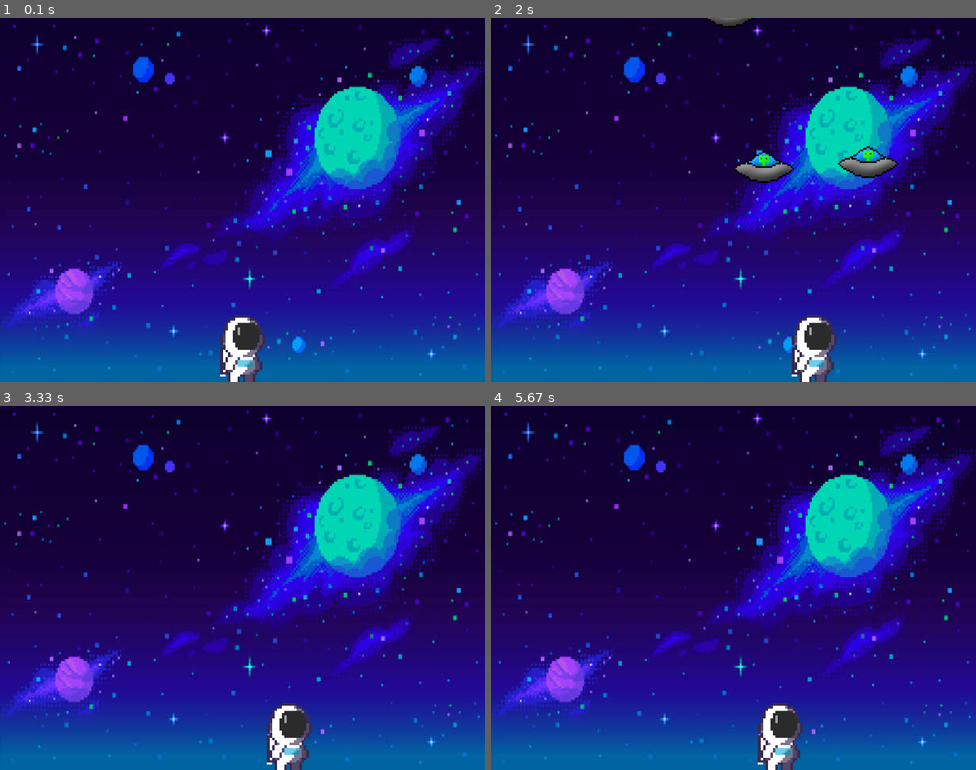
Above: before the commit, frames 1-4 (two rows, left to right).
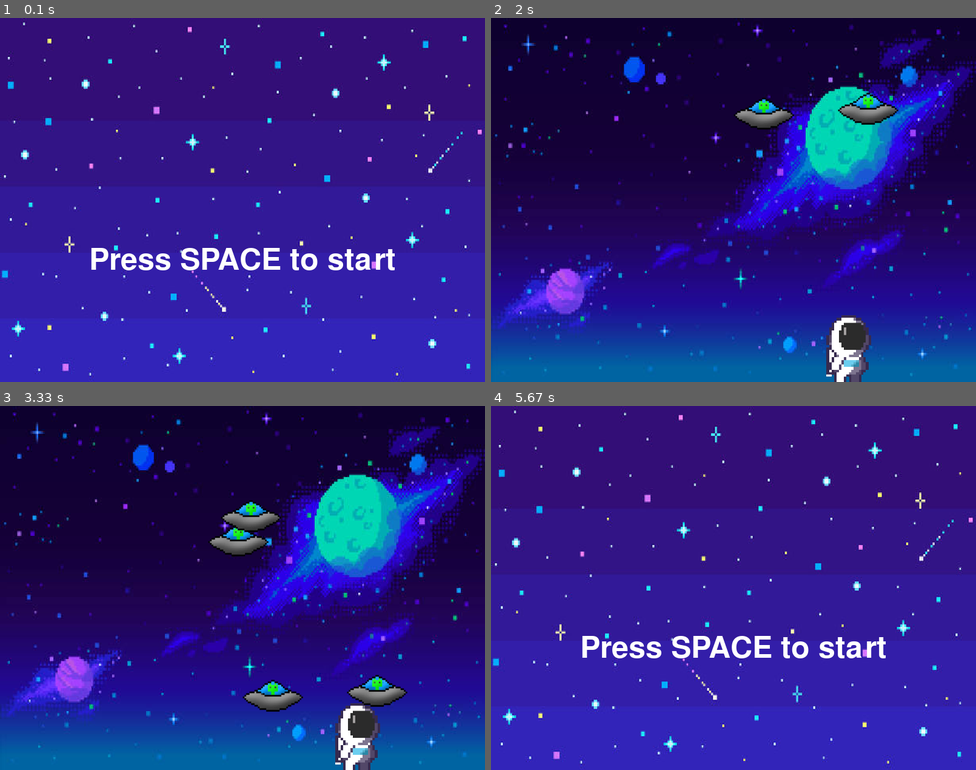
Above: after the commit, the same moments.

Repository: Chiara-Agostino/pygame-project
Game: pygame game, started from main.py
The game is run twice, just before and just after one commit, with the same random seed, the same clock (stepped at 60 frames per second) and the same inputs.
Inputs:
- Up to frame 1 (0.1 s): no input
- Up to frame 2 (2 s): tap Space at 0.33 s; hold Right 0.67-1.13 s; hold Right 1.17-1.63 s; hold Left from 1.67 s (still down)
- Up to frame 3 (3.33 s): release Left at 2.2 s; hold Left 2.23-2.63 s; hold Right 2.67-3.3 s
- Up to frame 4 (5.67 s): no input

The runs differ from the first frame. In frame 1, 92% of the frame differs, in the area x 0-100%, y 0-100%; in frame 2, 5.3%; in frame 3, 5.3%; in frame 4, 92%.

Commit message:
game states

Diff:
--- a/main.py
+++ b/main.py
@@ -1,6 +1,6 @@
 """
-Author: YOUR NAME
-Date: YYYY-MM-DD
+Author: CHIARA AGOSTINO
+Date: 2024-06
 Description: Description of your program here.
 """
 
@@ -21,7 +21,20 @@
 WHITE = (255, 255, 255)
 BLACK = (0, 0, 0)
 
+# Game states
+OPENING = 0
+PLAYING = 1
+GAME_OVER = 2
+
+# Initialize game conditions
+player_score = 0
+game_state = OPENING
+
 # Initialize more variables and states below
+
+title_screen = pygame.image.load("title_screen.jpeg").convert()
+title_screen = pygame.transform.scale(title_screen, (WIDTH, HEIGHT))
+
 space_background = pygame.image.load("spacebackground.jpeg").convert()
 space_background = pygame.transform.scale(space_background, (WIDTH, HEIGHT))
 
@@ -37,6 +50,7 @@
     rect = pygame.Rect(x, y, spaceship_img.get_width(), spaceship_img.get_height())
     return rect, spaceship_img
 
+
 def move_spaceships(spaceships):
     for spaceship in spaceships:
         spaceship[0].y += 8
@@ -44,27 +58,35 @@
             spaceship[0].x = random.randint(0, WIDTH - spaceship_img.get_width())
             spaceship[0].y = -spaceship_img.get_height()
 
+
 def draw_spaceships(spaceships):
     for spaceship in spaceships:
         screen.blit(spaceship[1], spaceship[0])
 
+
 def moving():
     keys = pygame.key.get_pressed()
     if keys[pygame.K_LEFT]:
-        astronaut_rect.x -= 7
+        astronaut_rect.x -= 10
     if keys[pygame.K_RIGHT]:
-        astronaut_rect.x += 7
+        astronaut_rect.x += 10
 
     if astronaut_rect.x < 0:
         astronaut_rect.x = 0
     if astronaut_rect.x > WIDTH - astronaut_rect.width:
         astronaut_rect.x = WIDTH - astronaut_rect.width
 
+
 def check_collisions(spaceships, astronaut_rect):
     for spaceship in spaceships:
         if spaceship[0].colliderect(astronaut_rect):
             return True
     return False
+
+def handle_time():
+    elapsed_time = time.time() - start_time
+    max_spaceships = 5 + int(elapsed_time / 10)
+
 
 def reset_game():
     global spaceships, astronaut_rect
@@ -79,38 +101,66 @@
 spaceships = []
 max_spaceships = 6
 start_time = time.time()
+game_state = OPENING
+
+def display_title_screen():
+    screen.blit(title_screen, (0,0))
+    font = pygame.font.Font(None, 74)
+    text = font.render("Press SPACE to start", True, WHITE)
+    text_rect = text.get_rect(center=(WIDTH // 2, HEIGHT // 1.5))
+    screen.blit(text, text_rect)
+    pygame.display.flip()
 
 
 # Initialize clock object to cap frame rate
+
 while running:
-    # Handle events
     for event in pygame.event.get():
         if event.type == pygame.QUIT:
             running = False
 
-    # Update game state
-    screen.blit(space_background, (0, 0))
-    screen.blit(astronaut, astronaut_rect)
+    if game_state == OPENING:
+        display_title_screen()
+        keys = pygame.key.get_pressed()
+        if keys[pygame.K_SPACE]:
+            game_state = PLAYING
+            reset_game()
 
-    # Create new spaceship randomly if below the max limit
-    if len(spaceships) < max_spaceships and random.randint(0, 100) < 2:
-        spaceships.append(create_spaceship())
+    elif game_state == PLAYING:
+        # Update game state
+        screen.blit(space_background, (0, 0))
+        screen.blit(astronaut, astronaut_rect)
 
-    # Move and draw spaceships
-    move_spaceships(spaceships)
-    draw_spaceships(spaceships)
+        # Create new spaceship randomly if below the max limit
+        if len(spaceships) < max_spaceships and random.randint(0, 100) < 2:
+            spaceships.append(create_spaceship())
 
-    # Handle astronaut movement
-    moving()
+        # Move and draw spaceships
+        move_spaceships(spaceships)
+        draw_spaceships(spaceships)
 
-    #Reser game if astronaut comes into contact with spaceship
-    if check_collisions(spaceships, astronaut_rect):
-        reset_game()
+        # Handle astronaut movement
+        moving()
+        handle_time()
 
-    #Increase number of spaceships on screen as time passes
+        #Reser game if astronaut comes into contact with spaceship
+        if check_collisions(spaceships, astronaut_rect):
+            game_state = GAME_OVER
 
-    elapsed_time = time.time() - start_time
-    max_spaceships = 5 + int(elapsed_time / 10)
+
+    elif game_state == GAME_OVER:
+        font = pygame.font.Font(None, 74)
+        text = font.render("Game Over!", True, WHITE)
+        text_rect = text.get_rect(center = (WIDTH // 2, HEIGHT // 2))
+        screen.blit(text, text_rect)
+        pygame.display.flip()
+        pygame.time.wait(2000)
+        game_state = OPENING
+
+
+
+
+
 
     # Update display
     pygame.display.flip()
Binary file added: title_screen.jpeg
